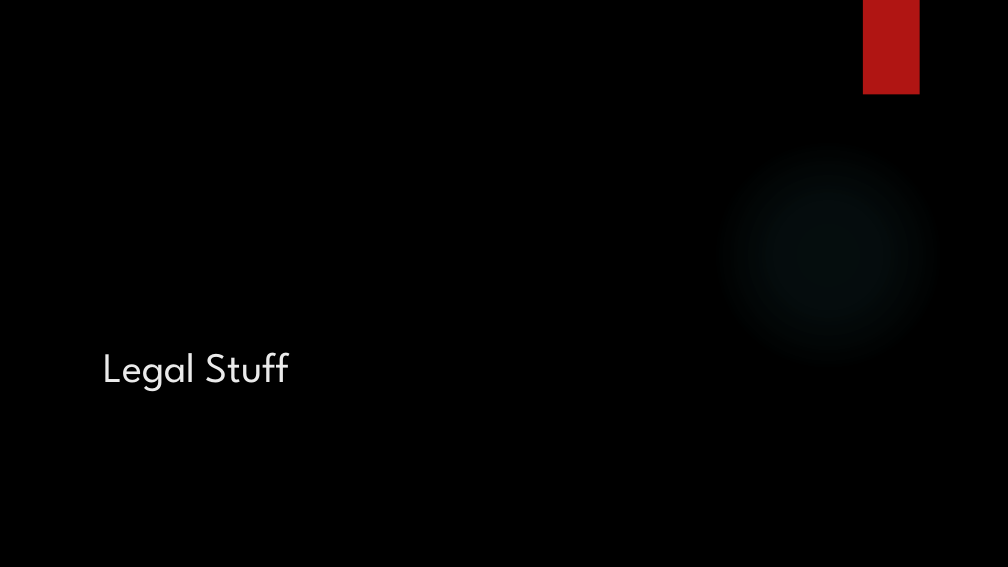
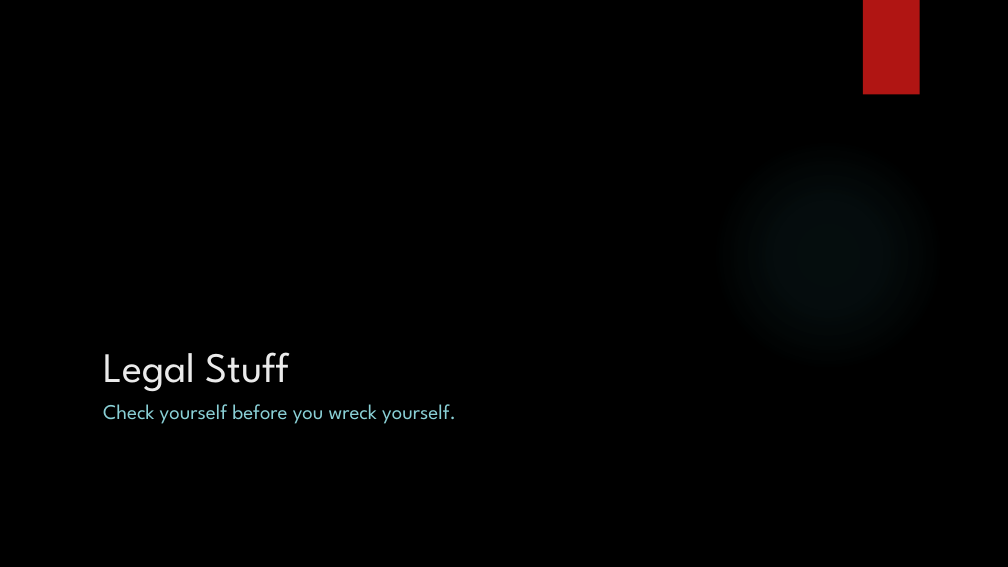
Before and after one commit to nicholas-vogt/modeling-march-madness, a slide deck: slide 30 of 1 Web Scraping.pptx. Drawn at 1008x567 pixels with LibreOffice and Linux fonts; fonts in the diff are those of the drawing; background and template pictures are left out. Boxes give left, top, right and bottom in pixels: in the first picture for what was removed or moved away, otherwise in the second. Text is boxed around its words. In the diff, an @@ line names an element or a change of style, - is before the commit and + after.

```diff
--- a/1 Web Scraping.pptx
+++ b/1 Web Scraping.pptx
@@ text added at (x1=103, y1=404, x2=456, y2=424), 20 pt, text #8AD0D6 @@
+Check yourself before you wreck yourself.
```
Also in this commit, not shown: 5 other slides changed, 1 slide added, 13 other files.
